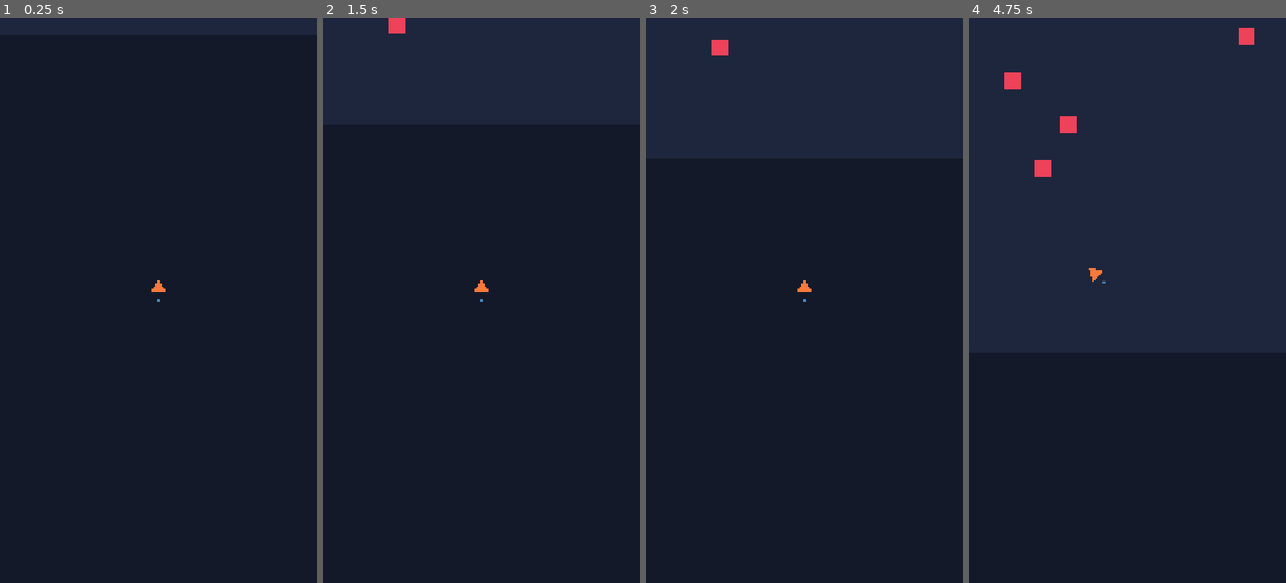
Above: before the commit, frames 1-4 (left to right).
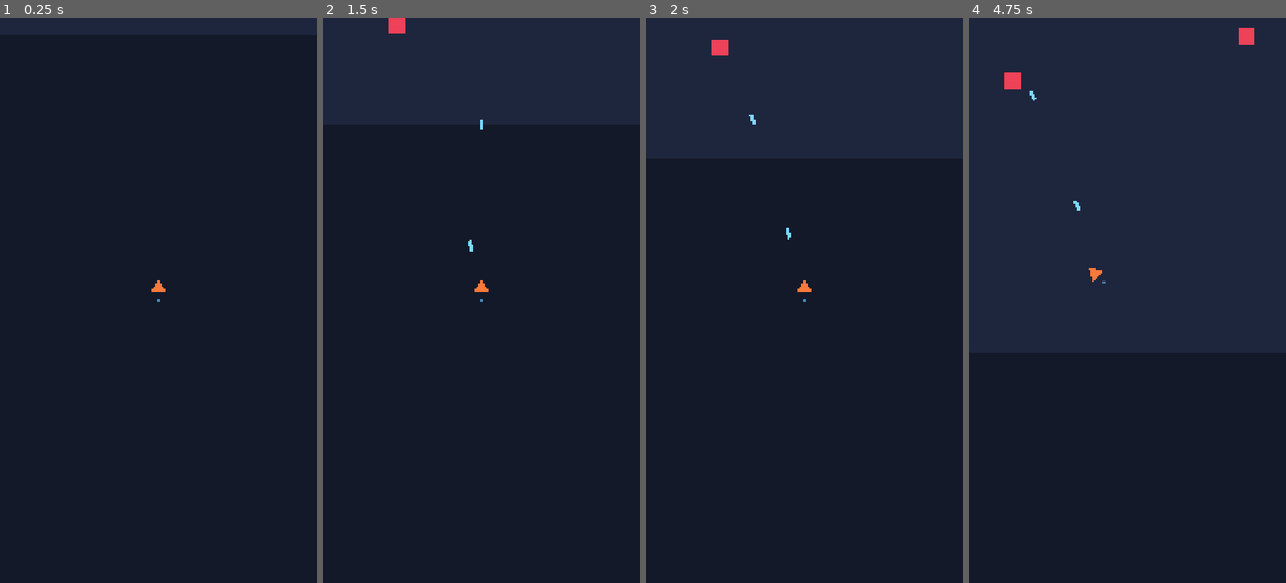
Above: after the commit, the same moments.

Repository: fade528/spellcraft
Game: Godot game, scene res://scenes/game.tscn
Same seed, same stepped clock (60 frames per second), same inputs: the game is played once before the commit and once after it. The project has no main scene, so this scene is started directly. The engine's default icon, where the game draws it, is replaced by a stand-in: a white triangle on a blue panel in a dark square.
Inputs (mouse positions are in pixels of both pictures, inside the frame that each line leads up to):
- Up to frame 1 (0.25 s): no input
- Up to frame 2 (1.5 s): move the mouse to (465, 413) at 0.52 s; click (465, 413) at 0.67 s; drag from (576, 385) to (465, 413) at 1.27 s
- Up to frame 3 (2 s): no input
- Up to frame 4 (4.75 s): move the mouse to (1032, 215) at 2.02 s; click (1032, 215) at 2.17 s; drag from (1143, 300) to (1032, 215) at 2.77 s; move the mouse to (1079, 159) at 3.52 s; click (1079, 159) at 3.67 s; drag from (1197, 272) to (1079, 159) at 4.27 s

Frame 1 is identical in both runs. In frame 2, less than 0.1% of the frame differs, in the area x 45-51%, y 18-42%; in frame 3, less than 0.1%; in frame 4, 0.4%, in the area x 19-36%, y 12-35%.

Commit message:
1.3 done bro
feat: spell system complete + projectile container tech debt resolved

- SpellCaster targets Projectiles group node for projectile parenting
- Projectiles node added to game.tscn with projectiles group
- Projectiles tagged projectiles_active for future bulk cleanup
- SpellData schema future-proofed with element/delivery fields
- basic_bolt.tres script_class preserved for Godot class registry

Diff:
--- /dev/null
+++ b/resources/spells/basic_bolt.tres
@@ -0,0 +1,14 @@
+[gd_resource type="Resource" script_class="SpellData" load_steps=2 format=3]
+
+[ext_resource type="Script" path="res://scripts/spell_data.gd" id="1_m2gyf"]
+
+[resource]
+script = ExtResource("1_m2gyf")
+spell_name = "Basic Bolt"
+primary_element = "Arcane"
+modifier_element = "None"
+finisher_element = "None"
+delivery_type = "Projectile"
+damage = 10.0
+cooldown = 0.45
+projectile_speed = 900.0
--- a/scenes/enemy.tscn
+++ b/scenes/enemy.tscn
@@ -4,6 +4,9 @@
 
 [sub_resource type="CircleShape2D" id="CircleShape2D_6rt1h"]
 radius = 28.0
+
+[sub_resource type="CircleShape2D" id="CircleShape2D_2g6e5"]
+radius = 30.0
 
 [node name="Enemy" type="CharacterBody2D"]
 script = ExtResource("1_0u6ps")
@@ -19,3 +22,10 @@
 offset_right = 28.0
 offset_bottom = 28.0
 color = Color(0.93, 0.26, 0.35, 1)
+
+[node name="Hurtbox" type="Area2D" parent="."]
+collision_layer = 8
+collision_mask = 16
+
+[node name="CollisionShape2D" type="CollisionShape2D" parent="Hurtbox"]
+shape = SubResource("CircleShape2D_2g6e5")
--- a/scenes/game.tscn
+++ b/scenes/game.tscn
@@ -22,6 +22,8 @@
 
 [node name="Player" parent="." instance=ExtResource("1_x4b6v")]
 
+[node name="Projectiles" type="Node2D" parent="." groups=["projectiles"]]
+
 [node name="EnemySpawner" type="Node2D" parent="."]
 script = ExtResource("2_mjppw")
 
--- a/scenes/player.tscn
+++ b/scenes/player.tscn
@@ -1,7 +1,10 @@
-[gd_scene format=3]
+[gd_scene load_steps=6 format=3]
 
 [ext_resource type="Script" path="res://scripts/player.gd" id="1_h38n5"]
 [ext_resource type="Texture2D" path="res://icon.svg" id="2_kyqcl"]
+[ext_resource type="Script" path="res://scripts/spell_caster.gd" id="3_0n1x0"]
+[ext_resource type="PackedScene" path="res://scenes/spell_projectile.tscn" id="4_mxdk5"]
+[ext_resource type="Resource" path="res://resources/spells/basic_bolt.tres" id="5_h8y0p"]
 
 [sub_resource type="CircleShape2D" id="CircleShape2D_4v1ig"]
 radius = 48.0
@@ -34,3 +37,10 @@
 offset_right = 96.0
 offset_bottom = 96.0
 mouse_filter = 2
+
+[node name="SpellCaster" type="Node2D" parent="."]
+script = ExtResource("3_0n1x0")
+spell_data = ExtResource("5_h8y0p")
+projectile_scene = ExtResource("4_mxdk5")
+
+[node name="CooldownTimer" type="Timer" parent="SpellCaster"]
--- /dev/null
+++ b/scenes/spell_projectile.tscn
@@ -0,0 +1,21 @@
+[gd_scene load_steps=2 format=3]
+
+[ext_resource type="Script" path="res://scripts/spell_projectile.gd" id="1_i4bqg"]
+
+[sub_resource type="CircleShape2D" id="CircleShape2D_h7gja"]
+radius = 12.0
+
+[node name="SpellProjectile" type="Area2D"]
+script = ExtResource("1_i4bqg")
+collision_layer = 16
+collision_mask = 8
+
+[node name="CollisionShape2D" type="CollisionShape2D" parent="."]
+shape = SubResource("CircleShape2D_h7gja")
+
+[node name="ProjectileVisual" type="ColorRect" parent="."]
+offset_left = -6.0
+offset_top = -18.0
+offset_right = 6.0
+offset_bottom = 18.0
+color = Color(0.49, 0.85, 1, 1)
--- a/scripts/enemy.gd
+++ b/scripts/enemy.gd
@@ -2,12 +2,14 @@
 
 @export var move_speed: float = 150.0
 @export var chase_distance: float = 300.0
+@export var max_hp: float = 20.0
 
 const DESPAWN_Y := 1980.0
 
 @onready var enemy_sprite: ColorRect = $EnemySprite
 
 var player_ref: Node2D
+var current_hp: float
 
 
 func _ready() -> void:
@@ -17,6 +19,7 @@
 	set_collision_layer_value(2, true)
 	set_collision_mask_value(1, false)
 	set_collision_mask_value(2, false)
+	current_hp = max_hp
 
 
 func _physics_process(_delta: float) -> void:
@@ -35,3 +38,10 @@
 
 	if global_position.y > DESPAWN_Y:
 		queue_free()
+
+
+func take_damage(amount: float) -> void:
+	current_hp -= amount
+
+	if current_hp <= 0.0:
+		queue_free()
--- /dev/null
+++ b/scripts/spell_caster.gd
@@ -0,0 +1,76 @@
+extends Node2D
+
+@export var spell_data: SpellData
+@export var projectile_scene: PackedScene
+@export var fire_offset: Vector2 = Vector2(0.0, -72.0)
+@export var aim_range: float = 1400.0
+
+@onready var cooldown_timer: Timer = $CooldownTimer
+
+
+func _ready() -> void:
+	_configure_cooldown_timer()
+
+
+func _configure_cooldown_timer() -> void:
+	if spell_data == null:
+		return
+
+	cooldown_timer.wait_time = max(spell_data.cooldown, 0.05)
+	cooldown_timer.timeout.connect(_on_cooldown_timer_timeout)
+	cooldown_timer.start()
+
+
+func _on_cooldown_timer_timeout() -> void:
+	if spell_data == null or projectile_scene == null:
+		return
+
+	var projectile_instance := projectile_scene.instantiate()
+	if projectile_instance == null:
+		return
+
+	var spawn_position := global_position + fire_offset
+	var target := _get_nearest_enemy()
+	var shot_direction := Vector2.UP
+
+	if target != null:
+		var to_target := target.global_position - spawn_position
+		if to_target != Vector2.ZERO and to_target.length() <= aim_range:
+			shot_direction = to_target.normalized()
+
+	if projectile_instance.has_method("setup"):
+		projectile_instance.setup(
+			spawn_position,
+			shot_direction,
+			spell_data.damage,
+			spell_data.projectile_speed
+		)
+
+	var projectile_container := get_tree().get_first_node_in_group("projectiles")
+	if projectile_container == null:
+		projectile_container = get_tree().current_scene
+
+	projectile_instance.add_to_group("projectiles_active")
+	projectile_container.add_child(projectile_instance)
+
+
+func _get_nearest_enemy() -> Node2D:
+	var nearest_enemy: Node2D
+	var nearest_distance: float = INF
+
+	for enemy_node in get_tree().get_nodes_in_group("enemies"):
+		if not (enemy_node is Node2D):
+			continue
+		if not is_instance_valid(enemy_node):
+			continue
+
+		var enemy := enemy_node as Node2D
+		if enemy.global_position.y >= global_position.y:
+			continue
+
+		var distance := global_position.distance_to(enemy.global_position)
+		if distance < nearest_distance:
+			nearest_distance = distance
+			nearest_enemy = enemy
+
+	return nearest_enemy
--- /dev/null
+++ b/scripts/spell_data.gd
@@ -0,0 +1,11 @@
+extends Resource
+class_name SpellData
+
+@export var spell_name: String = "Basic Bolt"
+@export var primary_element: String = "Arcane"
+@export var modifier_element: String = "None"
+@export var finisher_element: String = "None"
+@export var delivery_type: String = "Projectile"
+@export var damage: float = 10.0
+@export var cooldown: float = 0.6
+@export var projectile_speed: float = 850.0
--- /dev/null
+++ b/scripts/spell_projectile.gd
@@ -0,0 +1,42 @@
+extends Area2D
+
+signal hit(target: Node, damage: float)
+
+@export var damage: float = 10.0
+@export var projectile_speed: float = 850.0
+@export var direction: Vector2 = Vector2.UP
+
+const DESPAWN_Y := -50.0
+
+
+func _ready() -> void:
+	area_entered.connect(_on_area_entered)
+
+
+func _physics_process(delta: float) -> void:
+	global_position += direction * projectile_speed * delta
+
+	if global_position.y < DESPAWN_Y:
+		queue_free()
+
+
+func setup(spawn_position: Vector2, move_direction: Vector2, new_damage: float, new_projectile_speed: float) -> void:
+	global_position = spawn_position
+	damage = new_damage
+	projectile_speed = new_projectile_speed
+
+	if move_direction != Vector2.ZERO:
+		direction = move_direction.normalized()
+
+	rotation = direction.angle() + PI / 2.0
+
+
+func _on_area_entered(area: Area2D) -> void:
+	if not area.get_collision_layer_value(4):
+		return
+
+	var target := area.get_parent()
+	if target != null and target.has_method("take_damage"):
+		target.take_damage(damage)
+		hit.emit(target, damage)
+		queue_free()
Not shown, added: scripts/spell_caster.gd.uid
Not shown, added: scripts/spell_data.gd.uid
Not shown, added: scripts/spell_projectile.gd.uid
Not shown, changed: systems.md
